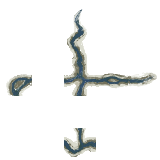
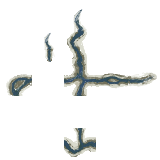
The second 160px x 160px image is a revision of the first. Changes to its layers:
added group "River" with 10 layers over (44, 32, 55, 62)
added layer "RiverSingle" in group "River" over (44, 32, 55, 62)
